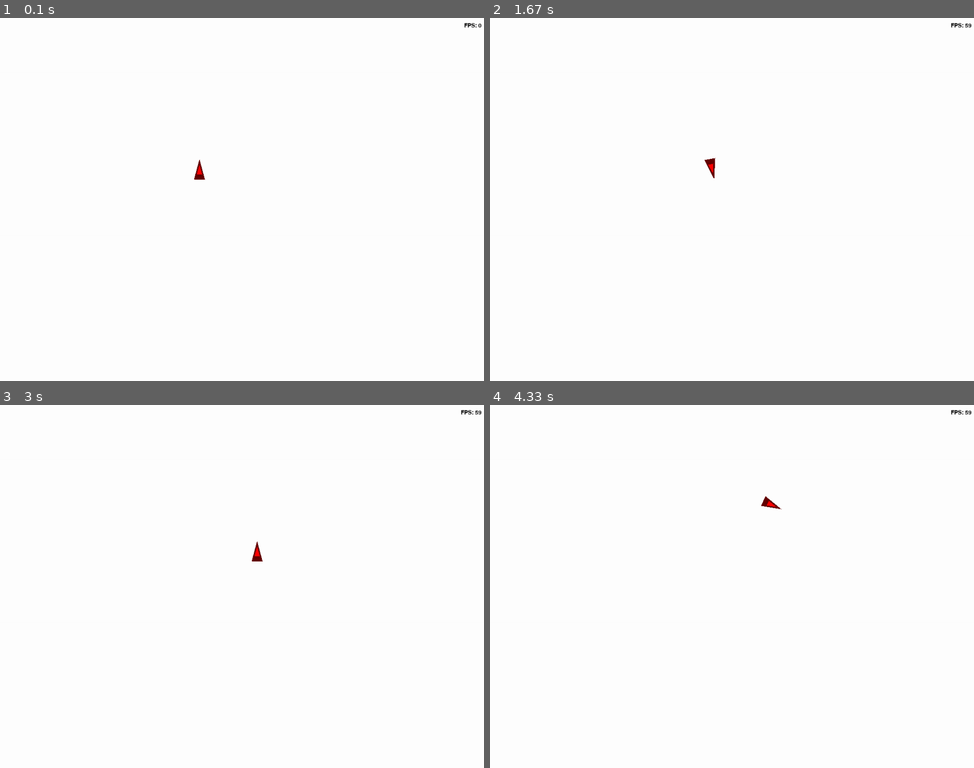
Above: before the commit, frames 1-4 (two rows, left to right).
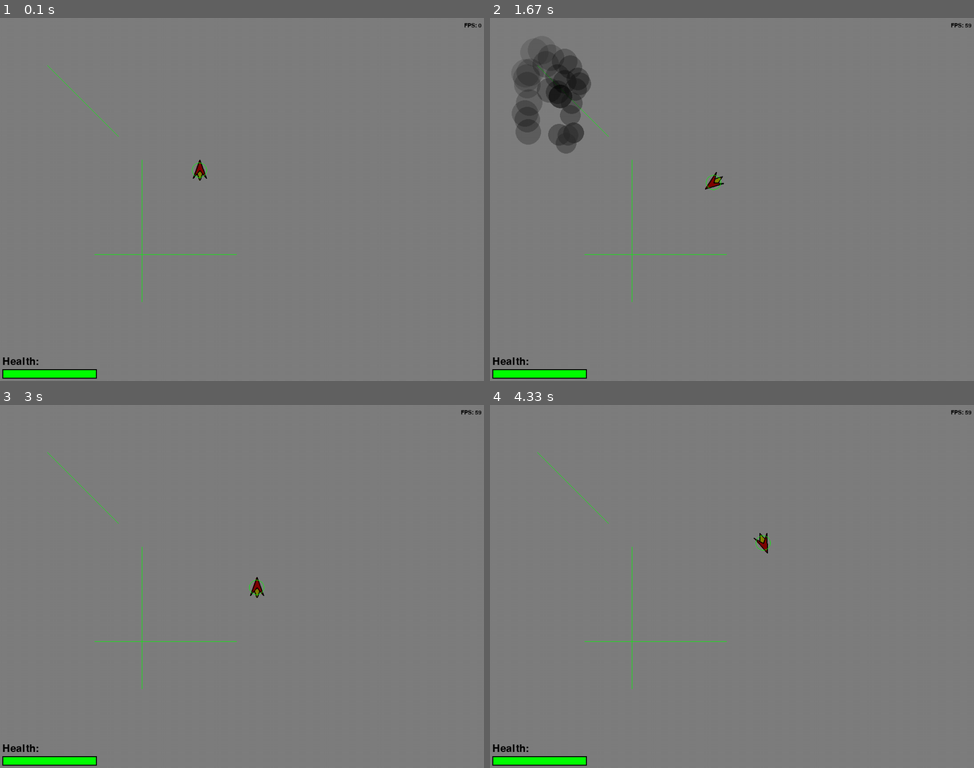
Above: after the commit, the same moments.

Repository: Poseidondon/pygame_project
Game: pygame game, started from main.py
The game is run twice, just before and just after one commit, with the same random seed, the same clock (stepped at 60 frames per second) and the same inputs.
Inputs:
- Up to frame 1 (0.1 s): no input
- Up to frame 2 (1.67 s): hold Right 0.33-0.8 s; hold Up 0.83-1.13 s; hold Right 1.17-1.63 s
- Up to frame 3 (3 s): hold Left 1.67-2.2 s; hold Down 2.23-2.53 s; hold Left 2.57-2.97 s
- Up to frame 4 (4.33 s): hold Up 3-3.37 s; hold Right 3.4-4.03 s; hold Down from 4.07 s (still down)

The runs differ from the first frame. In frame 1, 100% of the frame differs, in the area x 0-100%, y 0-100%; in frame 2, 100%; in frame 3, 100%; in frame 4, 100%.

Commit message:
Different cars, borders and health

Diff:
--- a/main.py
+++ b/main.py
@@ -3,8 +3,165 @@
 import math
 
 
-CAR_PRESETS = {'beginner': (250, -50, 180, 250, 50, '(255, 162, 0), (0, 0, 0):2:30:500:None')}
-CUR_CAR = CAR_PRESETS['beginner']
+def draw_sprite1(image, radius, angle, color_1, color_2, k=1.5):
+    points_1 = ((radius * k + math.cos(math.radians(angle + 100)) * radius * k * 0.35,
+                 radius * k + math.sin(math.radians(angle + 100)) * radius * k * 0.35),
+                (radius * k + math.cos(math.radians(angle - 100)) * radius * k * 0.35,
+                 radius * k + math.sin(math.radians(angle - 100)) * radius * k * 0.35),
+                (radius * k + math.cos(math.radians(angle + 180)) * radius * k,
+                 radius * k + math.sin(math.radians(angle + 180)) * radius * k))
+
+    points_2 = ((radius * k + math.cos(math.radians(angle)) * radius * k,
+                 radius * k + math.sin(math.radians(angle)) * radius * k),
+                (radius * k + math.cos(math.radians(angle + 140)) * radius * k,
+                 radius * k + math.sin(math.radians(angle + 140)) * radius * k),
+                (radius * k, radius * k),
+                (radius * k + math.cos(math.radians(angle - 140)) * radius * k,
+                 radius * k + math.sin(math.radians(angle - 140)) * radius * k))
+
+    pygame.draw.polygon(image, color_2, points_1)
+    pygame.draw.polygon(image, (0, 0, 0), points_1, 2)
+
+    pygame.draw.polygon(image, color_1, points_2)
+    pygame.draw.polygon(image, (0, 0, 0), points_2, 2)
+
+
+def draw_sprite2(image, radius, angle, color_1, color_2, k=1.5):
+    points_1 = ((radius * k + math.cos(math.radians(angle)) * radius * k,
+                 radius * k + math.sin(math.radians(angle)) * radius * k),
+                (radius * k + math.cos(math.radians(angle + 120)) * radius * k * 0.6,
+                 radius * k + math.sin(math.radians(angle + 120)) * radius * k * 0.6),
+                (radius * k + math.cos(math.radians(angle + 180)) * radius * k * 0.8,
+                 radius * k + math.sin(math.radians(angle + 180)) * radius * k * 0.8),
+                (radius * k + math.cos(math.radians(angle - 120)) * radius * k * 0.6,
+                 radius * k + math.sin(math.radians(angle - 120)) * radius * k * 0.6))
+
+    circle_1 = (int(radius * k + math.cos(math.radians(angle + 180)) * radius * k * 0.25),
+                int(radius * k + math.sin(math.radians(angle + 180)) * radius * k * 0.25))
+    circle_2 = (int(radius * k + math.cos(math.radians(angle)) * radius * k * 0.25),
+                int(radius * k + math.sin(math.radians(angle)) * radius * k * 0.25))
+
+    pygame.draw.polygon(image, color_1, points_1)
+    pygame.draw.polygon(image, (0, 0, 0), points_1, 2)
+
+    pygame.draw.circle(image, color_2, circle_1, int(radius * k * 0.3))
+    pygame.draw.circle(image, (0, 0, 0), circle_1, int(radius * k * 0.3) + 1, 1)
+
+    pygame.draw.circle(image, color_2, circle_2, int(radius * k * 0.2))
+    pygame.draw.circle(image, (0, 0, 0), circle_2, int(radius * k * 0.2) + 1, 1)
+
+
+def draw_sprite3(image, radius, angle, color_1, color_2, k=1.5):
+    points_1 = ((radius * k + math.cos(math.radians(angle)) * radius * k,
+                 radius * k + math.sin(math.radians(angle)) * radius * k),
+                (radius * k + math.cos(math.radians(angle - 60)) * radius * k * 0.7,
+                 radius * k + math.sin(math.radians(angle - 60)) * radius * k * 0.7),
+                (radius * k + math.cos(math.radians(angle)) * radius * k * 0.5,
+                 radius * k + math.sin(math.radians(angle)) * radius * k * 0.5),
+                (radius * k + math.cos(math.radians(angle + 60)) * radius * k * 0.7,
+                 radius * k + math.sin(math.radians(angle + 60)) * radius * k * 0.7))
+
+    points_2 = ((radius * k + math.cos(math.radians(angle)) * radius * k * 0.7,
+                 radius * k + math.sin(math.radians(angle)) * radius * k * 0.7),
+                (radius * k + math.cos(math.radians(angle - 90)) * radius * k * 0.7,
+                 radius * k + math.sin(math.radians(angle - 90)) * radius * k * 0.7),
+                (radius * k + math.cos(math.radians(angle)) * radius * k * 0.25,
+                 radius * k + math.sin(math.radians(angle)) * radius * k * 0.25),
+                (radius * k + math.cos(math.radians(angle + 90)) * radius * k * 0.7,
+                 radius * k + math.sin(math.radians(angle + 90)) * radius * k * 0.7))
+
+    points_3 = ((radius * k + math.cos(math.radians(angle)) * radius * k * 0.4,
+                 radius * k + math.sin(math.radians(angle)) * radius * k * 0.4),
+                (radius * k + math.cos(math.radians(angle - 110)) * radius * k * 0.7,
+                 radius * k + math.sin(math.radians(angle - 110)) * radius * k * 0.7),
+                (radius * k + math.cos(math.radians(angle + 180)) * radius * k * 0.1,
+                 radius * k + math.sin(math.radians(angle + 180)) * radius * k * 0.1),
+                (radius * k + math.cos(math.radians(angle + 110)) * radius * k * 0.7,
+                 radius * k + math.sin(math.radians(angle + 110)) * radius * k * 0.7))
+
+    points_4 = ((radius * k, radius * k),
+                (radius * k + math.cos(math.radians(angle - 130)) * radius * k * 0.8,
+                 radius * k + math.sin(math.radians(angle - 130)) * radius * k * 0.8),
+                (radius * k + math.cos(math.radians(angle + 180)) * radius * k * 0.4,
+                 radius * k + math.sin(math.radians(angle + 180)) * radius * k * 0.4),
+                (radius * k + math.cos(math.radians(angle + 130)) * radius * k * 0.8,
+                 radius * k + math.sin(math.radians(angle + 130)) * radius * k * 0.8))
+
+    pygame.draw.polygon(image, color_2, points_4)
+    pygame.draw.polygon(image, (0, 0, 0), points_4, 2)
+
+    pygame.draw.polygon(image, color_1, points_3)
+    pygame.draw.polygon(image, (0, 0, 0), points_3, 2)
+
+    pygame.draw.polygon(image, color_2, points_2)
+    pygame.draw.polygon(image, (0, 0, 0), points_2, 2)
+
+    pygame.draw.polygon(image, color_1, points_1)
+    pygame.draw.polygon(image, (0, 0, 0), points_1, 2)
+
+
+def draw_sprite4(image, radius, angle, color_1, color_2, k=1.5):
+    points_1 = ((radius * k + math.cos(math.radians(angle + 30)) * radius * k,
+                 radius * k + math.sin(math.radians(angle + 30)) * radius * k),
+                (radius * k + math.cos(math.radians(angle - 165)) * radius * k,
+                 radius * k + math.sin(math.radians(angle - 165)) * radius * k),
+                (radius * k + math.cos(math.radians(angle - 30)) * radius * k,
+                 radius * k + math.sin(math.radians(angle - 30)) * radius * k),
+                (radius * k + math.cos(math.radians(angle + 165)) * radius * k,
+                 radius * k + math.sin(math.radians(angle + 165)) * radius * k))
+
+    points_2 = ((radius * k + math.cos(math.radians(angle)) * radius * k,
+                 radius * k + math.sin(math.radians(angle)) * radius * k),
+                (radius * k + math.cos(math.radians(angle - 140)) * radius * k * 0.5,
+                 radius * k + math.sin(math.radians(angle - 140)) * radius * k * 0.5),
+                (radius * k + math.cos(math.radians(angle + 140)) * radius * k * 0.5,
+                 radius * k + math.sin(math.radians(angle + 140)) * radius * k * 0.5))
+
+    pygame.draw.polygon(image, color_1, points_2)
+    pygame.draw.polygon(image, (0, 0, 0), points_2, 2)
+
+    pygame.draw.polygon(image, color_2, points_1)
+    pygame.draw.polygon(image, (0, 0, 0), points_1, 2)
+
+
+CARS = [draw_sprite1, draw_sprite2, draw_sprite3, draw_sprite4]
+# Preset: (f_acc, b_acc, rot_speed, speed, particles_per, particles_par, sprite_index, health)
+# Particles: [gradient:gradient_k:increase:max_lifetime:max_size:spreading:speed_k]
+CAR_PRESETS = {'beginner': (180, -50, 100, 180, 50, '(255, 162, 0), (0, 0, 0):2:30:500:None:90:1', 1, 1500),
+               'medium': (200, -50, 150, 250, 200, '(0, 245, 255), (255, 255, 255):1:30:100:None:100:5', 3, 2000),
+               'advanced': (250, -50, 180, 280, 50, '(13, 150, 0), (0, 0, 0):1:30:1500:None:180:0.5', 2, 2000),
+               'pro': (320, -50, 250, 350, 100, '(255, 255, 255), (0, 0, 0):1.5:30:900:None:30:5', 0, 1000)}
+
+CUR_CAR = CAR_PRESETS['pro']
+
+
+def angleTo(point2, point1):
+    radius = math.hypot(point1[0] - point2[0], point1[1] - point2[1])
+    if radius == 0:
+        return 0
+    angle = math.degrees(math.acos((point2[0] - point1[0]) / radius))
+    if point2[1] < point1[1]:
+        angle = 360 - angle
+    angle = (angle - 90) % 360
+    return angle
+
+
+class Border(pygame.sprite.Sprite):
+    def __init__(self, pos1, pos2, visible=False):
+        super().__init__(all_sprites)
+        self.add(borders)
+        thickness = 1
+        self.pos1 = x1, y1 = pos1
+        self.pos2 = x2, y2 = pos2
+        if x2 < x1:
+            x1, x2 = x2, x1
+        if y2 < y1:
+            y1, y2 = y2, y1
+        self.image = pygame.Surface((x2 - x1 + thickness, y2 - y1 + thickness), pygame.SRCALPHA, 32)
+        self.rect = pygame.Rect(x1, y1, x2 - x1 + thickness, y2 - y1 + thickness)
+        if visible:
+            pygame.draw.line(self.image, (0, 255, 0),
+                             (pos1[0] - x1, pos1[1] - y1), (x2 - pos1[0], y2 - pos1[1]), thickness)
 
 
 class Particle(pygame.sprite.Sprite):
@@ -53,19 +210,17 @@
             if self.lifetime > self.max_lifetime / self.gradient_k:
                 return self.color_2
             else:
-                r = self.color_1[0] +\
+                r = self.color_1[0] + \
                     (self.color_2[0] - self.color_1[0]) * (self.lifetime / (self.max_lifetime / self.gradient_k))
-                g = self.color_1[1] +\
+                g = self.color_1[1] + \
                     (self.color_2[1] - self.color_1[1]) * (self.lifetime / (self.max_lifetime / self.gradient_k))
-                b = self.color_1[2] +\
+                b = self.color_1[2] + \
                     (self.color_2[2] - self.color_1[2]) * (self.lifetime / (self.max_lifetime / self.gradient_k))
                 return r, g, b
         else:
             return self.color_1
 
     def apply_pars(self, pars):
-        # Parameters: [gradient:gradient_k:increase:max_lifetime:max_size]
-        pars = [eval(i) for i in pars.split(':')]
         self.set_gradient(pars[0][0], pars[0][1])
         self.set_gradient_k(pars[1])
         self.set_increase(pars[2])
@@ -113,7 +268,6 @@
         self.image = pygame.Surface((2 * radius * self.k, 2 * radius * self.k), pygame.SRCALPHA)
         self.rect = self.image.get_rect()
         self.particle_point = (0, 0)
-        self.setDir(0)
 
         self.float_pos = self.float_x, self.float_y = x, y
         self.vx = self.vy = 0
@@ -125,42 +279,50 @@
         self.particle_spawner = 0
 
         self.applyPreset(preset)
-        self.friction = 8
+        self.spreading = self.partciles_par[5]
+        self.speed_k = self.partciles_par[6]
+        self.friction = 20
+
+        self.setDir(0)
+
+    def drawHealth(self):
+        health_mes = pygame.font.Font(None, 32).render('Health:', 1, (0, 0, 0))
+        screen.blit(health_mes, (5, height - health_mes.get_height() - 30))
+        if self.health > 0:
+            k = self.health / self.max_health
+            color = (255 * (1 - k), 255 * k, 0)
+            pygame.draw.rect(screen, color, (5, height - 25, int(200 * k), 20))
+        pygame.draw.rect(screen, (0, 0, 0), (5, height - 25, 200, 20), 2)
+
+    def death(self):
+        print('death')
 
     def applyPreset(self, preset):
-        # Preset: (f_acc, b_acc, rot_speed, speed, particles_per, particles_par)
         self.forward_accelerate = preset[0]
         self.backward_accelerate = preset[1]
         self.max_rot_speed = preset[2]
         self.max_speed = preset[3]
         self.particles_pers = preset[4]
-        self.partciles_par = preset[5]
-
+        self.partciles_par = [eval(i) for i in preset[5].split(':')]
+        self.draw = CARS[preset[6]]
+        self.health = preset[7]
+        self.max_health = self.health
 
     def setDir(self, angle):
         self.image.fill(pygame.SRCALPHA)
         angle = (angle - 90) % 360
-        r = self.radius * 0.6
-        points_1 = [(self.radius * self.k + math.cos(math.radians(angle)) * self.radius * self.k,
-                     self.radius * self.k + math.sin(math.radians(angle)) * self.radius * self.k),
-                    (self.radius * self.k + math.cos(math.radians(angle + 150)) * self.radius * self.k,
-                     self.radius * self.k + math.sin(math.radians(angle + 150)) * self.radius * self.k),
-                    (self.radius * self.k + math.cos(math.radians(angle - 150)) * self.radius * self.k,
-                     self.radius * self.k + math.sin(math.radians(angle - 150)) * self.radius * self.k)]
-        points_2 = [(self.radius * self.k + math.cos(math.radians(angle)) * r,
-                     self.radius * self.k + math.sin(math.radians(angle)) * r),
-                    (self.radius * self.k + math.cos(math.radians(angle + 150)) * r,
-                     self.radius * self.k + math.sin(math.radians(angle + 150)) * r),
-                    (self.radius * self.k + math.cos(math.radians(angle - 150)) * r,
-                     self.radius * self.k + math.sin(math.radians(angle - 150)) * r)]
-        pygame.draw.polygon(self.image, (100, 0, 0), points_1)
-        pygame.draw.polygon(self.image, (255, 0, 0), points_2)
+        self.draw(self.image, self.radius, angle, (128, 0, 0), (128, 128, 0), k=self.k)
+
         if self.collider:
             pygame.draw.circle(self.image, (0, 255, 0),
                                (int(self.radius * self.k), int(self.radius * self.k)), self.radius, 1)
+
         self.particle_point = (
-            self.radius * self.k + math.cos(math.radians((angle + 180) % 360)) * self.radius * self.k,
-            self.radius * self.k + math.sin(math.radians((angle + 180) % 360)) * self.radius * self.k)
+            self.radius * self.k + math.cos(math.radians((angle + 180) % 360)) * self.radius * self.k * 0.9,
+            self.radius * self.k + math.sin(math.radians((angle + 180) % 360)) * self.radius * self.k * 0.9)
+
+    def moveDir(self):
+        return angleTo((self.float_x, self.float_y), (self.float_x + self.vx, self.float_y - self.vy))
 
     def addVector(self, force, dir=None):
         if not dir:
@@ -170,6 +332,33 @@
         self.vx -= math.cos(math.radians(dir)) * force
         self.vy += math.sin(math.radians(dir)) * force
         self.speed = math.hypot(self.vx, self.vy)
+
+    def setVector(self, force, dir=None):
+        if not dir:
+            dir = self.dir
+
+        dir = (dir + 90) % 360
+        self.vx = -math.cos(math.radians(dir)) * force
+        self.vy = math.sin(math.radians(dir)) * force
+        self.speed = math.hypot(self.vx, self.vy)
+
+    def borderDist(self, point1, border):
+        point2, point3 = border.pos1, border.pos2
+        p1_2Angle = angleTo(point1, point2)
+        p2_xAngle = angleTo(point3, point2)
+        p1_p2 = math.hypot(point1[0] - point2[0], point1[1] - point2[1])
+        p2_x = math.cos(math.radians(math.fabs(p1_2Angle - p2_xAngle))) * p1_p2
+        x = point2[0] + math.sin(math.radians((p2_xAngle + 180) % 360)) * p2_x
+        y = point2[1] + math.cos(math.radians(p2_xAngle)) * p2_x
+        if x < min(point2[0], point3[0]):
+            x = min(point2[0], point3[0])
+        elif x >= max(point2[0], point3[0]):
+            x = max(point2[0], point3[0])
+        if y < min(point2[1], point3[1]):
+            y = min(point2[1], point3[1])
+        elif y >= max(point2[1], point3[1]):
+            y = max(point2[1], point3[1])
+        return math.hypot(point1[0] - x, point1[1] - y), (x, y)
 
     def update(self):
         if self.rot_speed:
@@ -181,16 +370,37 @@
             if self.accelerate > 0:
                 self.particle_spawner += TIME * self.particles_pers
                 for _ in range(int(self.particle_spawner)):
-                    spreading = 90
-                    angle = random.randint(-spreading / 2, spreading / 2)
+                    angle = random.randint(-self.spreading / 2, self.spreading / 2)
                     p = Particle(pos=(self.particle_point[0] + self.rect.x, self.particle_point[1] + self.rect.y),
-                                 radius=7, dir=(self.dir + 180 + angle) % 360, speed=100)
+                                 radius=7, dir=(self.dir + 180 + angle) % 360, speed=int(100 * self.speed_k))
                     p.apply_pars(self.partciles_par)
                 self.particle_spawner -= int(self.particle_spawner)
-
         else:
             if self.speed < 3:
                 self.speed = self.vx = self.vy = 0
+
+        for border in borders:
+            point1 = self.rect.x + self.radius * self.k, self.rect.y + self.radius * self.k
+            dist, pos = self.borderDist(point1, border)
+            if dist <= self.radius:
+                angleCol = angleTo((point1[0], point1[1]), pos)
+                moveDir = self.moveDir()
+                angle_betw = moveDir - angleCol
+                if angle_betw > 180:
+                    angle_betw = -360 + angle_betw
+                elif angle_betw < -180:
+                    angle_betw = 360 + angle_betw
+                if -90 < angle_betw < 90:
+                    new_vx = math.cos(math.radians(angle_betw)) * self.speed
+                    new_vy = math.sin(math.radians(angle_betw)) * self.speed
+                    final_vy = new_vy * 0.99
+                    self.setVector(new_vy * 0.99, angleCol + 90)
+                    impact = new_vx + math.fabs(new_vy - final_vy)
+                    if impact >= 2:
+                        self.health -= impact
+                        if self.health <= 0:
+                            self.death()
+        self.drawHealth()
 
         if self.friction:
             friction = self.friction * TIME
@@ -215,7 +425,7 @@
 
 
 def show_fps():
-    fps = FPS_FONT.render(f'FPS: {int(CLOCK.get_fps())}', 1, (0, 0, 0))
+    fps = pygame.font.Font(None, 18).render(f'FPS: {int(CLOCK.get_fps())}', 1, (0, 0, 0))
     screen.blit(fps, (width - fps.get_width() - 5, 10))
 
 
@@ -223,16 +433,19 @@
 size = width, height = (1024, 768)
 screen = pygame.display.set_mode(size)
 all_sprites = pygame.sprite.Group()
+borders = pygame.sprite.Group()
 
 CLOCK = pygame.time.Clock()
-FPS_FONT = pygame.font.Font(None, 18)
-
-player = Player(400, 300, 16, preset=CUR_CAR)
+
+player = Player(400, 300, 16, preset=CUR_CAR, collider=True)
+Border((100, 100), (250, 250), visible=True)
+Border((300, 300), (300, 600), visible=True)
+Border((500, 500), (200, 500), visible=True)
 
 running = True
 
 while running:
-    screen.fill((255, 255, 255))
+    screen.fill((127, 127, 127))
     for event in pygame.event.get():
         if event.type == pygame.QUIT:
             running = False
